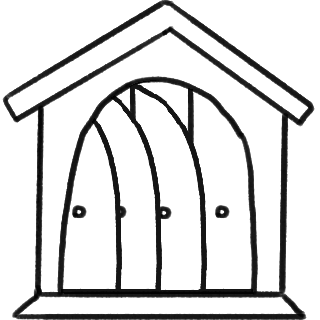
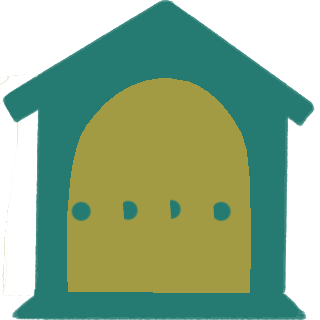
Revision of a layered 320 × 320 image; what changed, layer by layer:
painted on "House_House" over <box>2,0,315,320</box>
painted on "House_Door_4" over <box>0,74,125,297</box>
painted on "House_Door_3" over <box>0,73,172,296</box>
painted on "House_Door_2" over <box>2,72,215,297</box>
painted on "House_Door_1" over <box>52,74,265,297</box>
